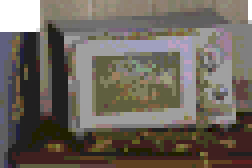
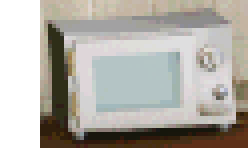
Before/after of a 252px x 168px layered artwork. What changed in the layer stack:
hid "dirtymicro_ms" over [0, 20, 252, 168]
added layer "Слой 1 копия" above "Слой 1" over [40, 0, 248, 148]
hid "Слой 1" over [40, 0, 248, 148]
